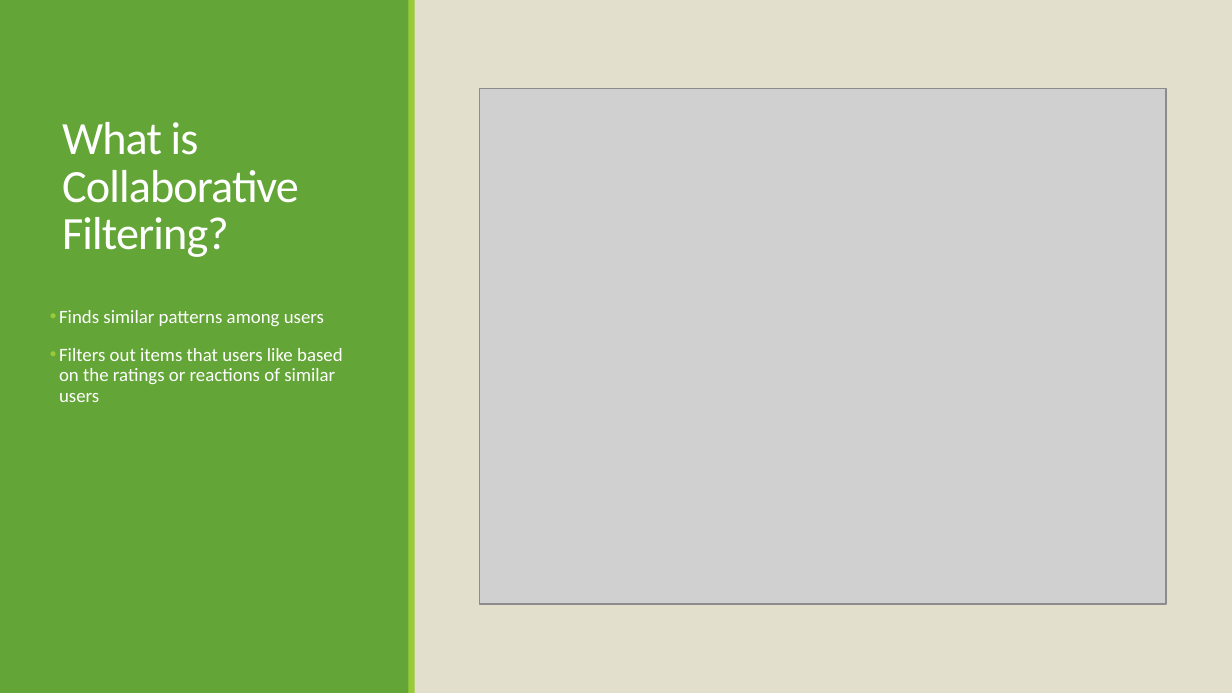
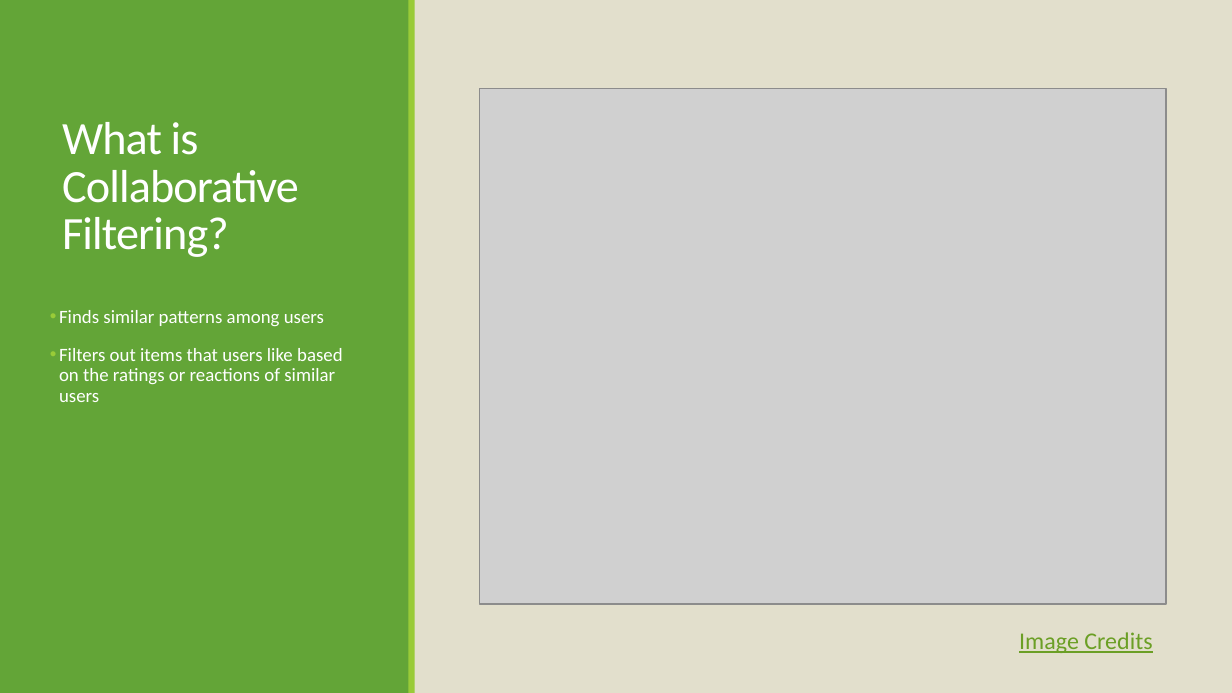
Before and after one commit to ChrisAlex2104/-Recommendation-using-Collaborative-Filtering, a slide deck: slide 3 of AI presentation.pptx. Drawn at 1232x693 pixels with LibreOffice and Linux fonts; fonts in the diff are those of the drawing; grey boxes stand for pictures. Boxes give left, top, right and bottom in pixels: in the first picture for what was removed or moved away, otherwise in the second. Text is boxed around its words. In the diff, an @@ line names an element or a change of style, - is before the commit and + after.

```diff
--- a/AI presentation.pptx
+++ b/AI presentation.pptx
@@ text added at <box>1019,632,1152,653</box>, 14 pt, text #6B9F25, underline @@
+Image Credits
```
Also in this commit, not shown: 2 other slides changed, 1 slide added.
